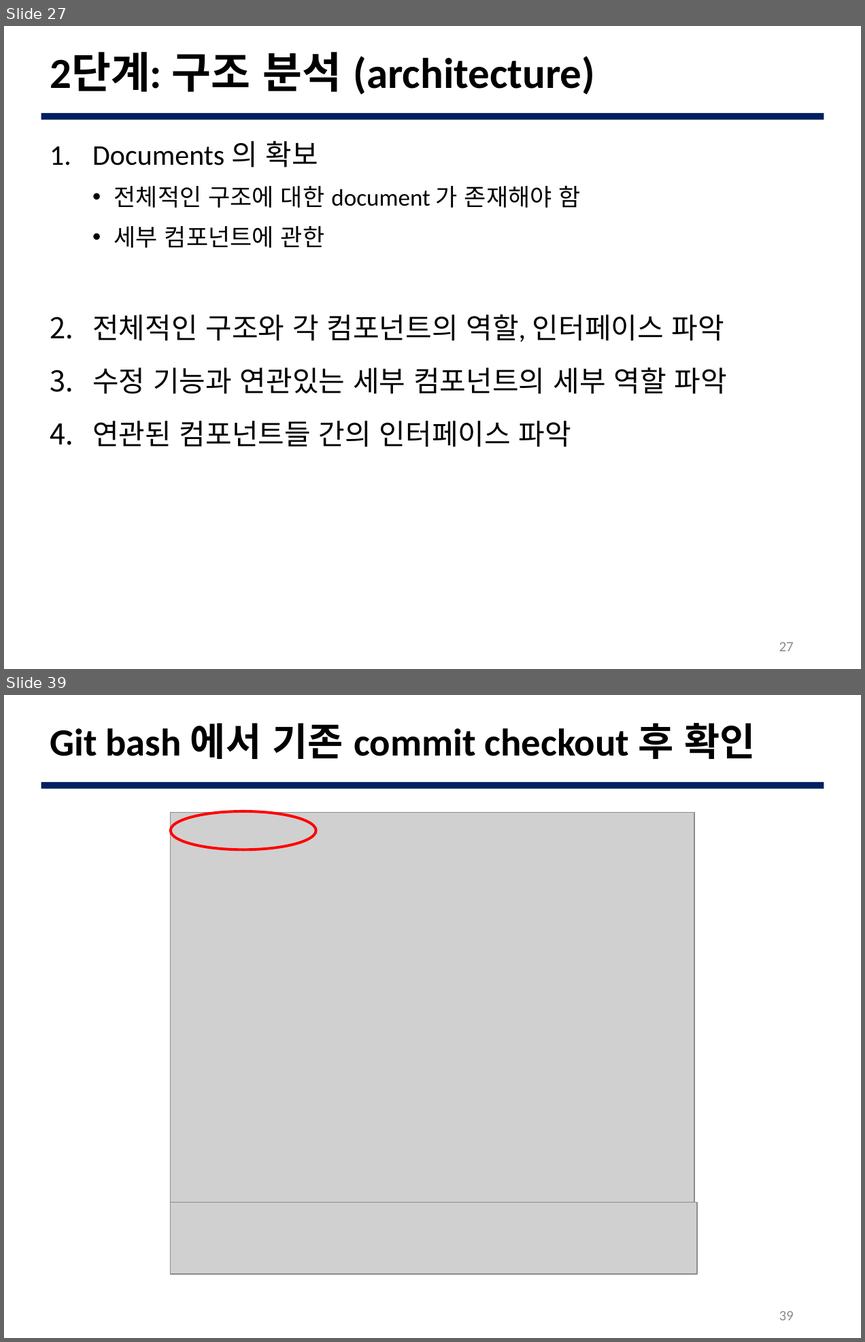
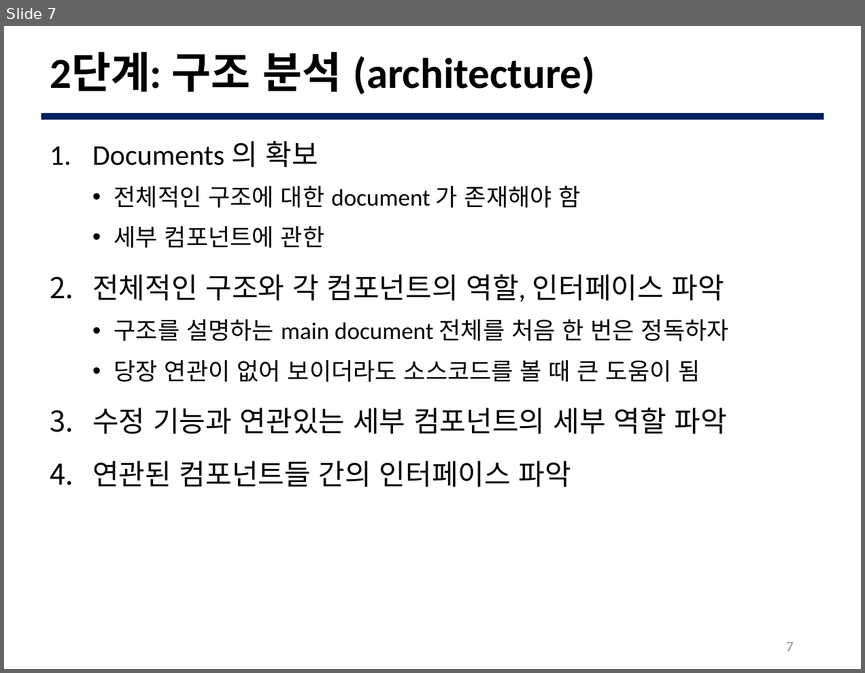
Before and after one commit to JBNU-JEduTools/osscourse, a slide deck: Slides/8. 코드 분석 1.pptx. Shown one above the other, each under a label of ours: slides 27 and 39 before the commit, slide 7 after it; the slides between them are not shown. The pictures are 865x1342 and 865x673 pixels, drawn with LibreOffice and Linux fonts; fonts in the diff are those of the drawing; grey boxes stand for pictures; background and template pictures are left out. Boxes give left, top, right and bottom in pixels: in the first picture for what was removed or moved away, otherwise in the second. Text is boxed around its words. In the diff, an @@ line names an element or a change of style, - is before the commit and + after.

```diff
--- a/Slides/8. 코드 분석 1.pptx
+++ b/Slides/8. 코드 분석 1.pptx
@@ slide 39 removed at (4, 695, 861, 1338), background #FFFFFF; not listed: 1 template element that a slide beside it also shows @@
@@ title removed at (50, 723, 755, 759) @@
-Git bash 에서 기존 commit checkout 후 확인
@@ picture removed at (170, 813, 694, 1202) @@
@@ ellipse removed at (170, 811, 316, 850) @@
@@ picture removed at (170, 1202, 697, 1274) @@
@@ page number removed at (779, 1310, 793, 1320) @@
-39
@@ what was slide 27 is now slide 7 @@
@@ slide 7 changed as well @@
@@ text at (114, 319, 729, 382): paragraphs added @@
+  • 구조를 설명하는 main document 전체를 처음 한 번은 정독하자
+  • 당장 연관이 없어 보이더라도 소스코드를 볼 때 큰 도움이 됨
@@ page number at (786, 641, 793, 651): text changed @@
-27
+7
```
Also in this commit, not shown: 8 other slides changed, 15 slides added, 39 other slides removed, 5 other files.
